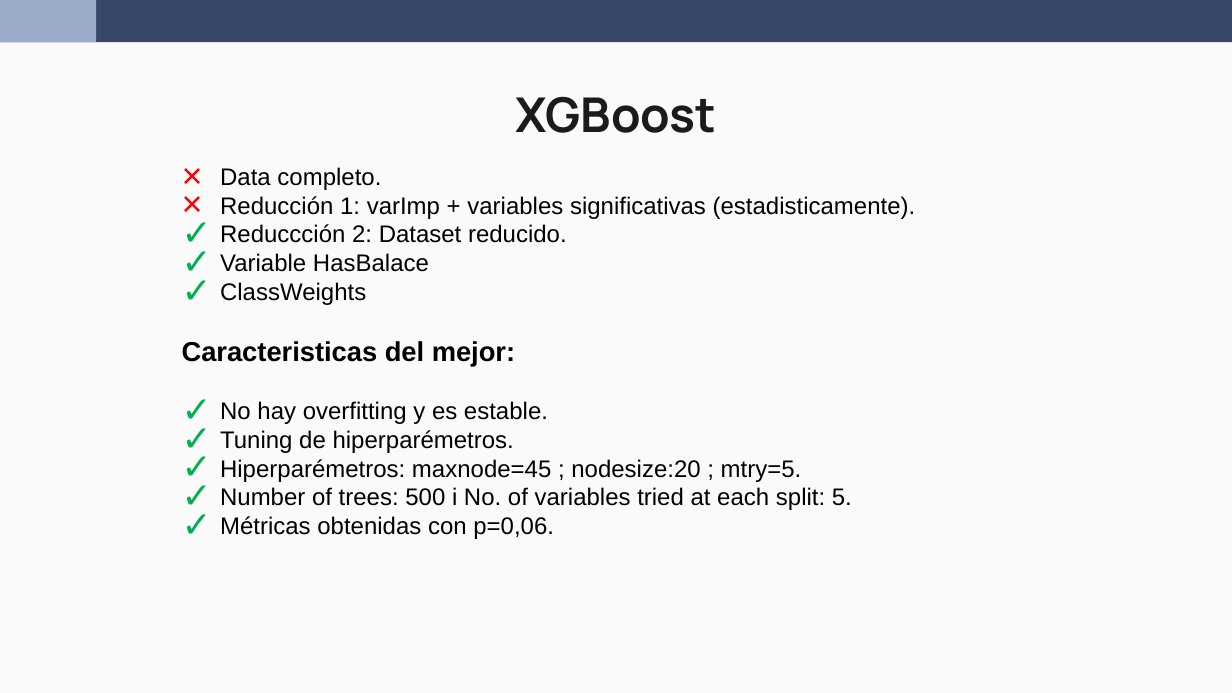
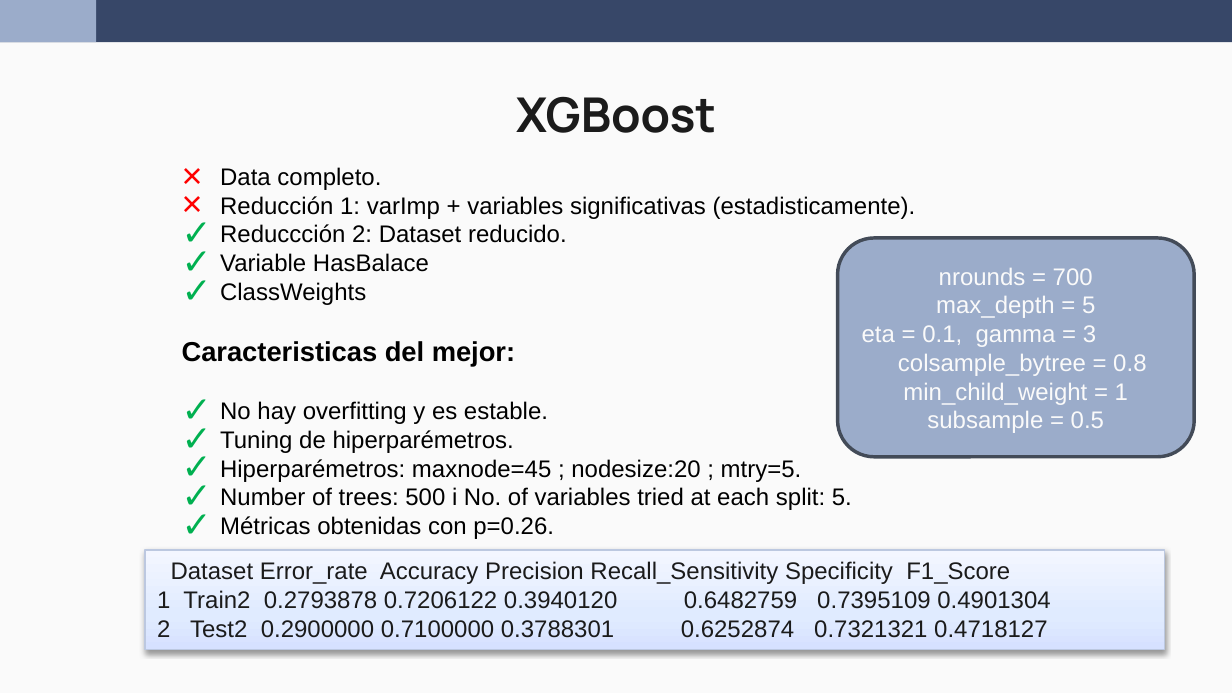
Before and after one commit to wen2111/Mineria, a slide deck: slide 9 of Entrega_2/00.REPORTE/Reporte_Grupo5_new.pptx (slide 10 before the commit). Drawn at 1232x693 pixels with LibreOffice and Linux fonts; fonts in the diff are those of the drawing. Boxes give left, top, right and bottom in pixels: in the first picture for what was removed or moved away, otherwise in the second. Text is boxed around its words. In the diff, an @@ line names an element or a change of style, - is before the commit and + after.

```diff
--- a/Entrega_2/00.REPORTE/Reporte_Grupo5_new.pptx
+++ b/Entrega_2/00.REPORTE/Reporte_Grupo5_new.pptx
@@ rounded rectangle added at (838,238,1194,457), fill #9BACCA, outline #444B59 2 pt, 14 pt, text #FAFAFA @@
+nrounds = 700
+max_depth = 5
+eta = 0.1, gamma = 3 colsample_bytree = 0.8 min_child_weight = 1 subsample = 0.5
@@ text at (220,516,554,539): text changed @@
-✓ Métricas obtenidas con p=0,06.
+✓ Métricas obtenidas con p=0.26.
@@ rectangle added at (145,549,1164,649), fill gradient #D7E3FF to #E2EAFF to #F3F7FF, outline #BDC8E1 0.75 pt, 14 pt, text #1B1B1B @@
+Dataset Error_rate Accuracy Precision Recall_Sensitivity Specificity F1_Score
+1 Train2 0.2793878 0.7206122 0.3940120 0.6482759 0.7395109 0.4901304
+2 Test2 0.2900000 0.7100000 0.3788301 0.6252874 0.7321321 0.4718127
```
Also in this commit, not shown: 1 slide removed, 2 other files.
